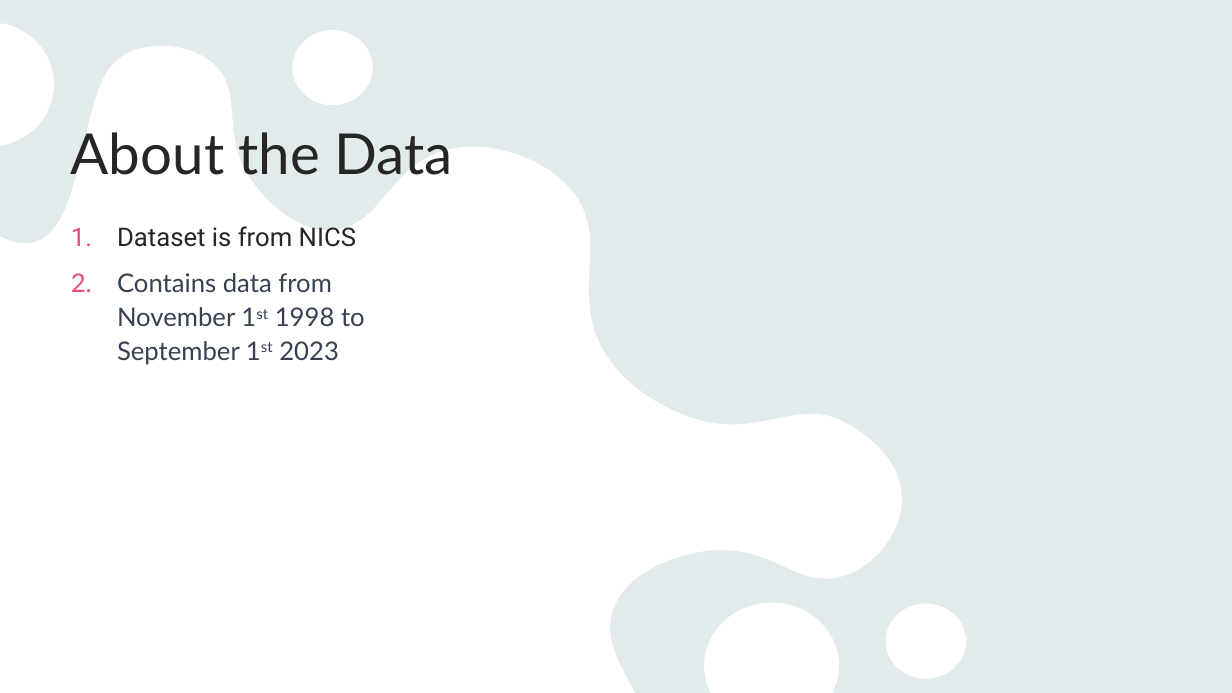
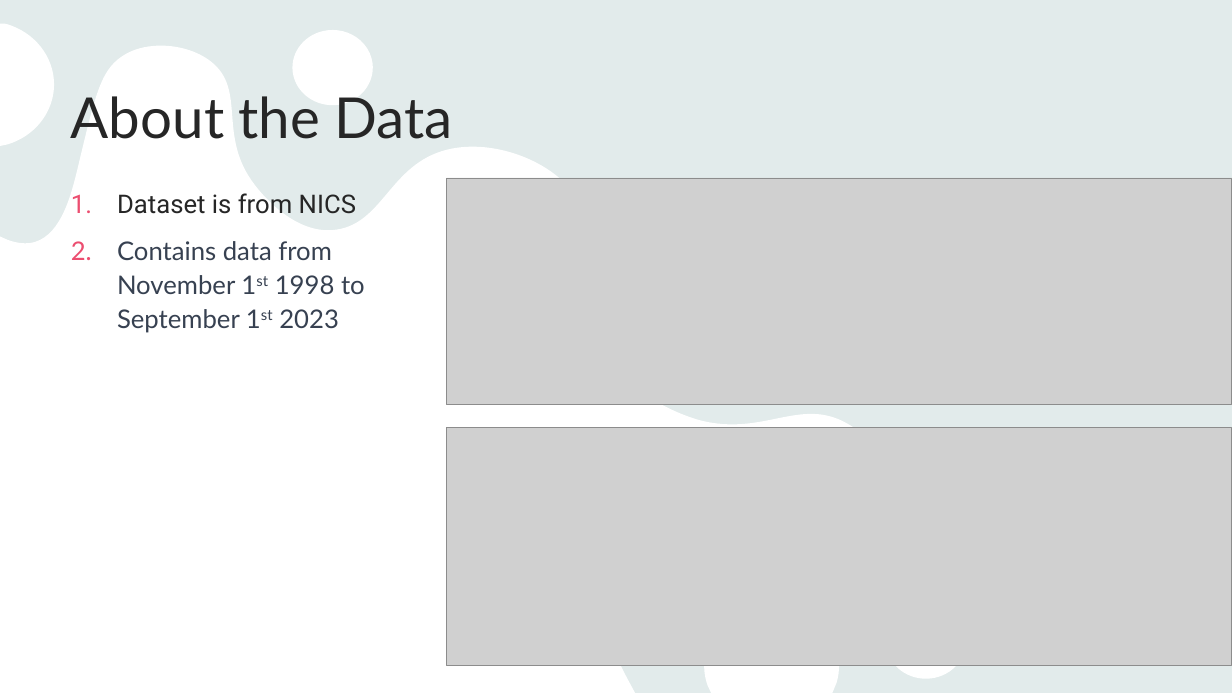
Before and after one commit to VUDataSci/data-presentation-aryaan05, a slide deck: slide 3 of Slides.pptx. Drawn at 1232x693 pixels with LibreOffice and Linux fonts; fonts in the diff are those of the drawing; grey boxes stand for pictures. Boxes give left, top, right and bottom in pixels: in the first picture for what was removed or moved away, otherwise in the second. Text is boxed around its words. In the diff, an @@ line names an element or a change of style, - is before the commit and + after.

Commit message:
updated slides

```diff
--- a/Slides.pptx
+++ b/Slides.pptx
@@ title "About the Data" moved from (x1=71, y1=132, x2=453, y2=175) to (x1=71, y1=96, x2=453, y2=139) @@
@@ picture added at (x1=446, y1=178, x2=1232, y2=405) @@
@@ text "Dataset is from NICS" moved from (x1=117, y1=226, x2=365, y2=365) to (x1=117, y1=193, x2=365, y2=333) @@
@@ picture added at (x1=446, y1=428, x2=1232, y2=665) @@
```
Also in this commit, not shown: 2 slides added, 1 slide removed.
